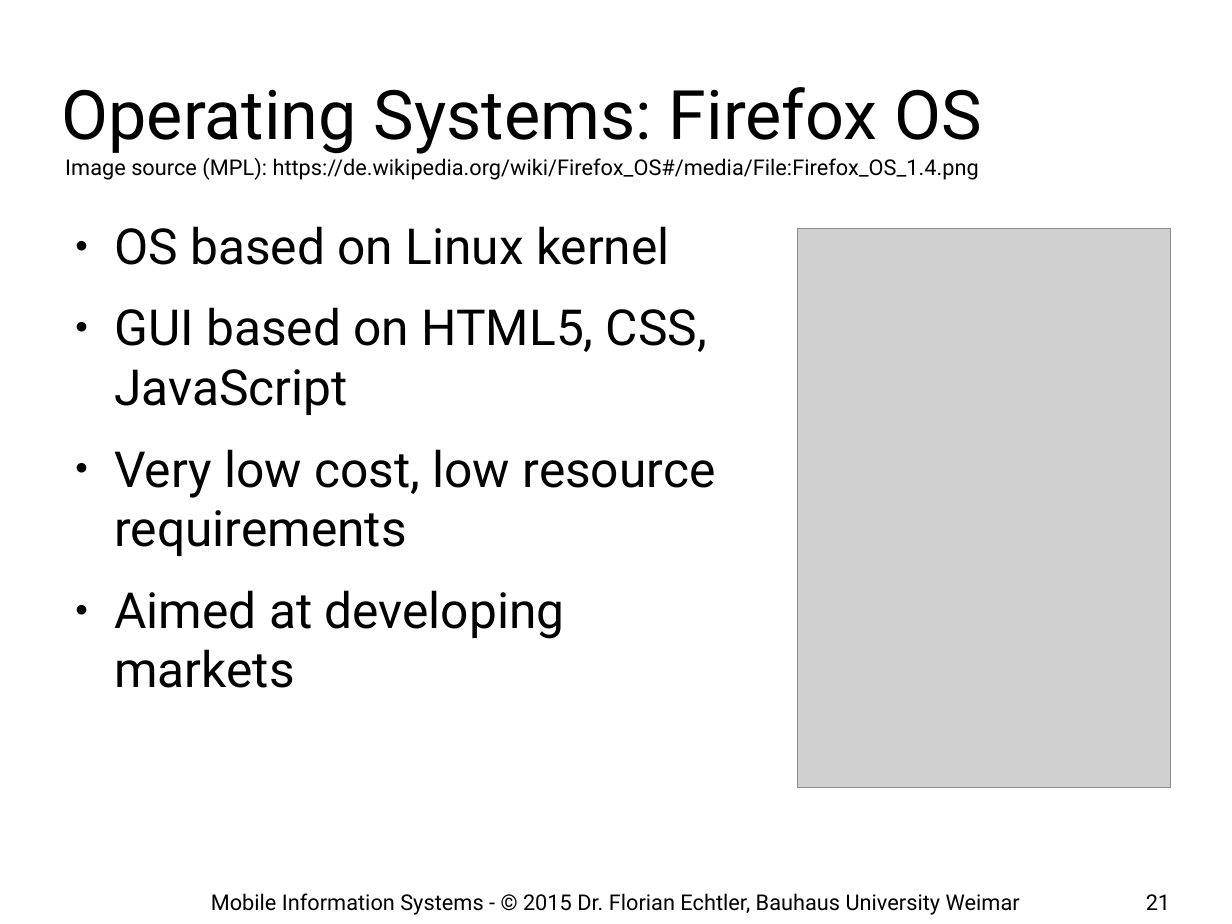
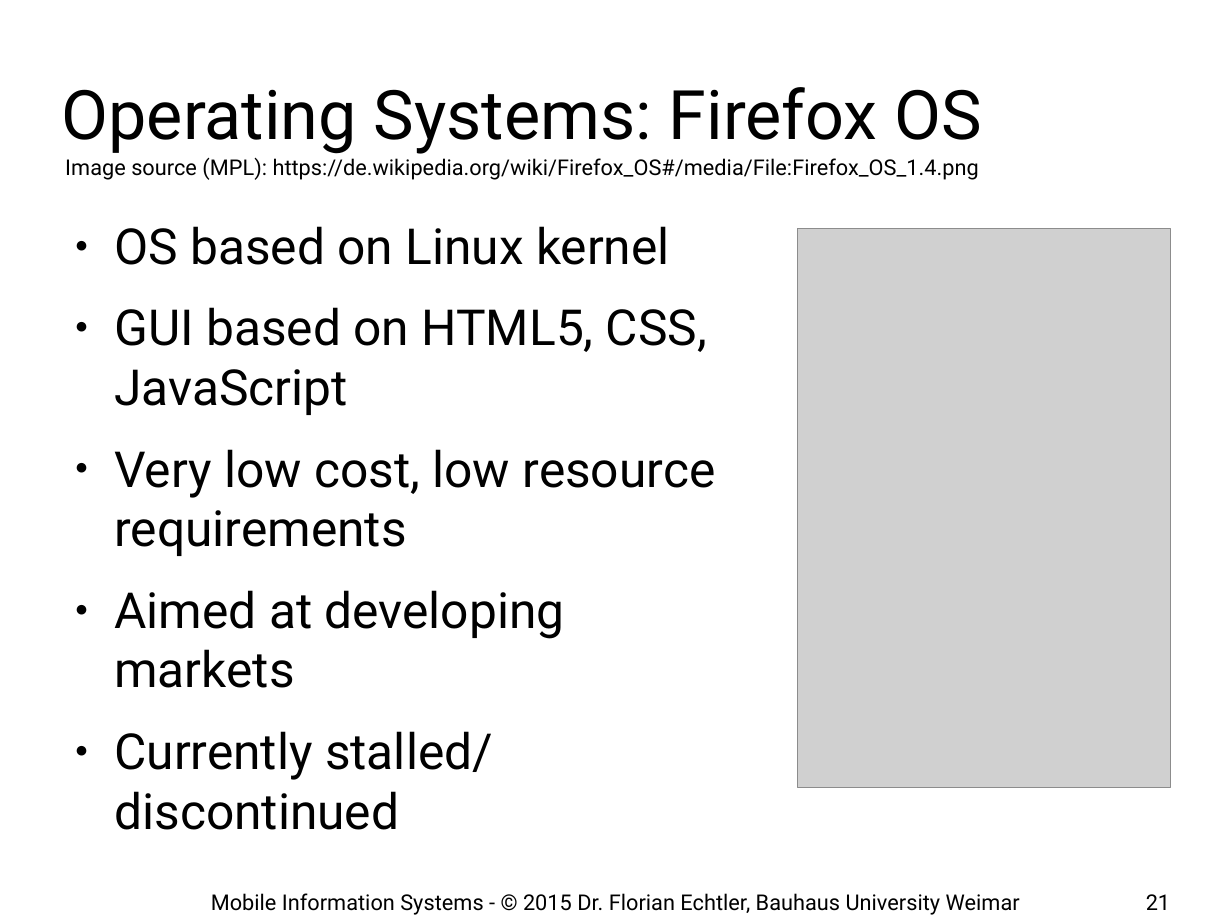
Before and after one commit to floe/mobile-information-systems, a slide deck: slide 21 of 01-introduction-basics.odp. Drawn at 1232x924 pixels with LibreOffice and Linux fonts; fonts in the diff are those of the drawing; grey boxes stand for pictures; background and template pictures are left out. Boxes give left, top, right and bottom in pixels: in the first picture for what was removed or moved away, otherwise in the second. Text is boxed around its words. In the diff, an @@ line names an element or a change of style, - is before the commit and + after.

```diff
--- a/01-introduction-basics.odp
+++ b/01-introduction-basics.odp
@@ text at [114,731,493,830]: paragraph added @@
+● Currently stalled/ discontinued
```
Also in this commit, not shown: 7 other slides changed.
